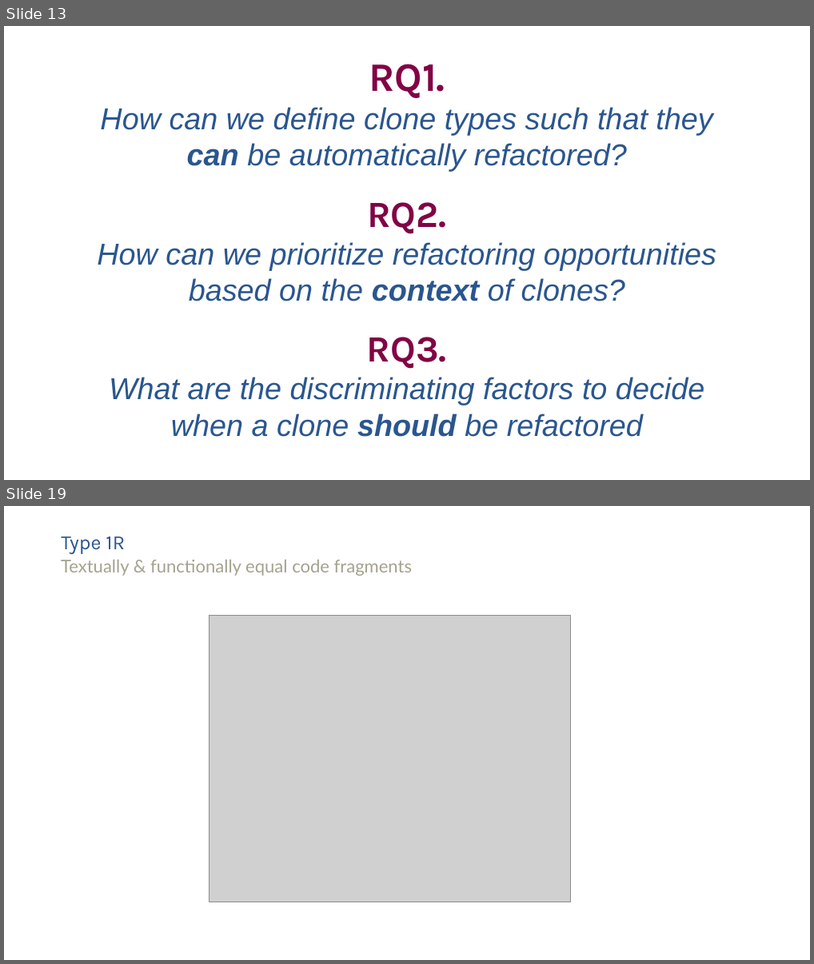
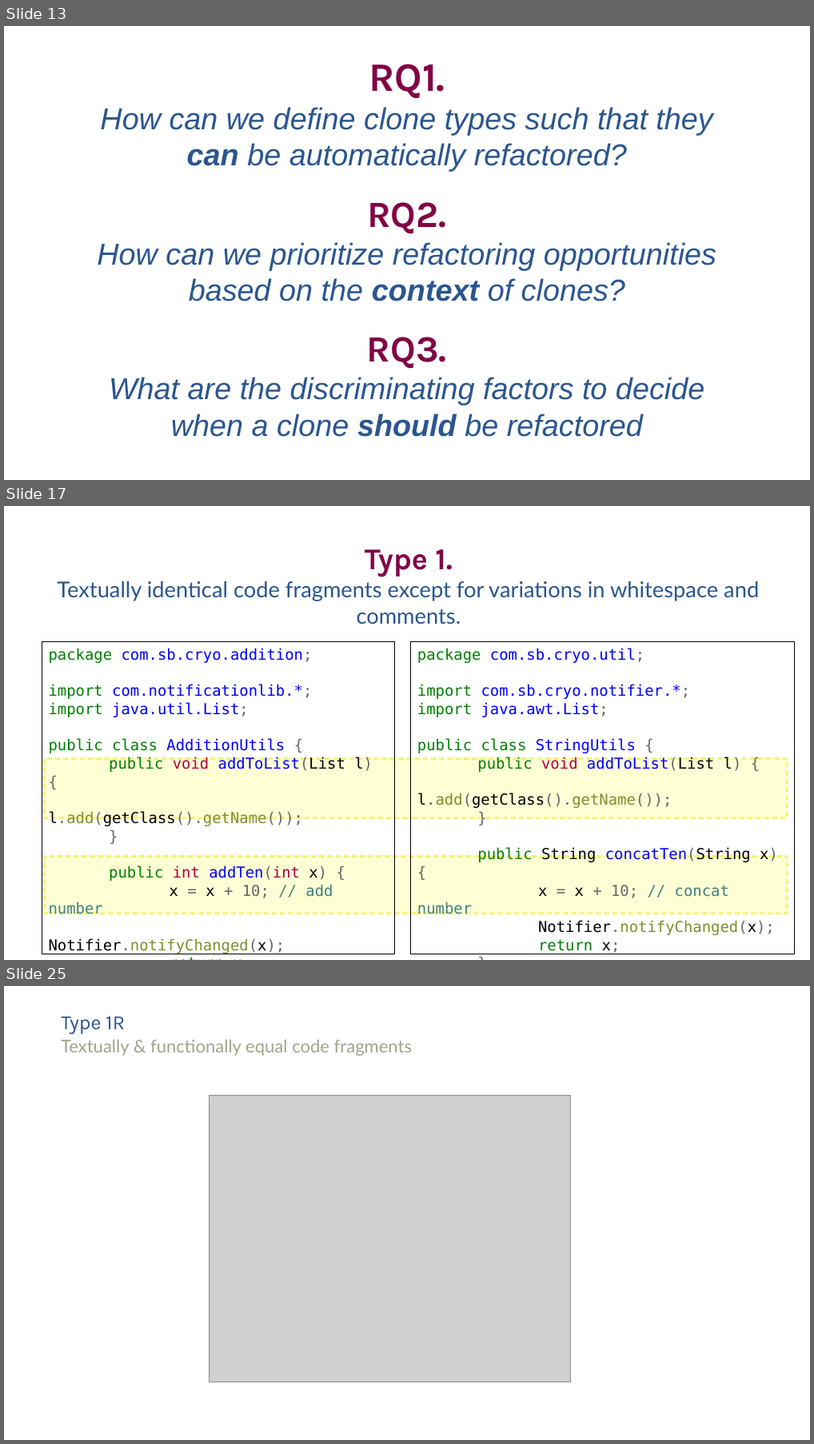
Before and after one commit to SimonBaars/Master-Thesis-Simon-Baars, a slide deck: presentations/FinalPresentation.odp. Shown one above the other, each under a label of ours: slides 13 and 19 before the commit, slides 13, 17 and 25 after it; the slides between them are not shown. The pictures are 814x964 and 814x1444 pixels, drawn with LibreOffice and Linux fonts; fonts in the diff are those of the drawing; grey boxes stand for pictures. Boxes give left, top, right and bottom in pixels: in the first picture for what was removed or moved away, otherwise in the second. Text is boxed around its words. In the diff, an @@ line names an element or a change of style, - is before the commit and + after.

```diff
--- a/presentations/FinalPresentation.odp
+++ b/presentations/FinalPresentation.odp
@@ slide 17 added at [4, 506, 810, 960], background #FFFFFF @@
@@ free added at [38, 536, 780, 631], 26 pt, text #2A568F @@
+Type 1.
+Textually identical code fragments except for variations in whitespace and comments.
@@ rectangle added at [42, 641, 394, 954], outline #000000 0.99 pt, 18 pt, text #0000FF @@
+package com.sb.cryo.addition;
+import com.notificationlib.*;
+import java.util.List;
+public class AdditionUtils {
+public void addToList(List l) {
+l.add(getClass().getName());
+}
+public int addTen(int x) {
+x = x + 10; // add number
+Notifier.notifyChanged(x);
+return x;
+}
+}
@@ rectangle added at [411, 641, 794, 954], outline #000000 0.99 pt, 18 pt, text #0000FF @@
+package com.sb.cryo.util;
+import com.sb.cryo.notifier.*;
+import java.awt.List;
+public class StringUtils {
+public void addToList(List l) {
+l.add(getClass().getName());
+}
+public String concatTen(String x) {
+x = x + 10; // concat number
+Notifier.notifyChanged(x);
+return x;
+}
+}
@@ rectangle added at [45, 758, 787, 817], fill #FFFF00 at 16% opacity, outline #E6E905 3 pt @@
@@ rectangle added at [45, 856, 787, 913], fill #FFFF00 at 16% opacity, outline #E6E905 3 pt @@
@@ what was slide 19 is now slide 25 @@
```
Also in this commit, not shown: 6 slides changed, 5 other slides added, 1 other file.
